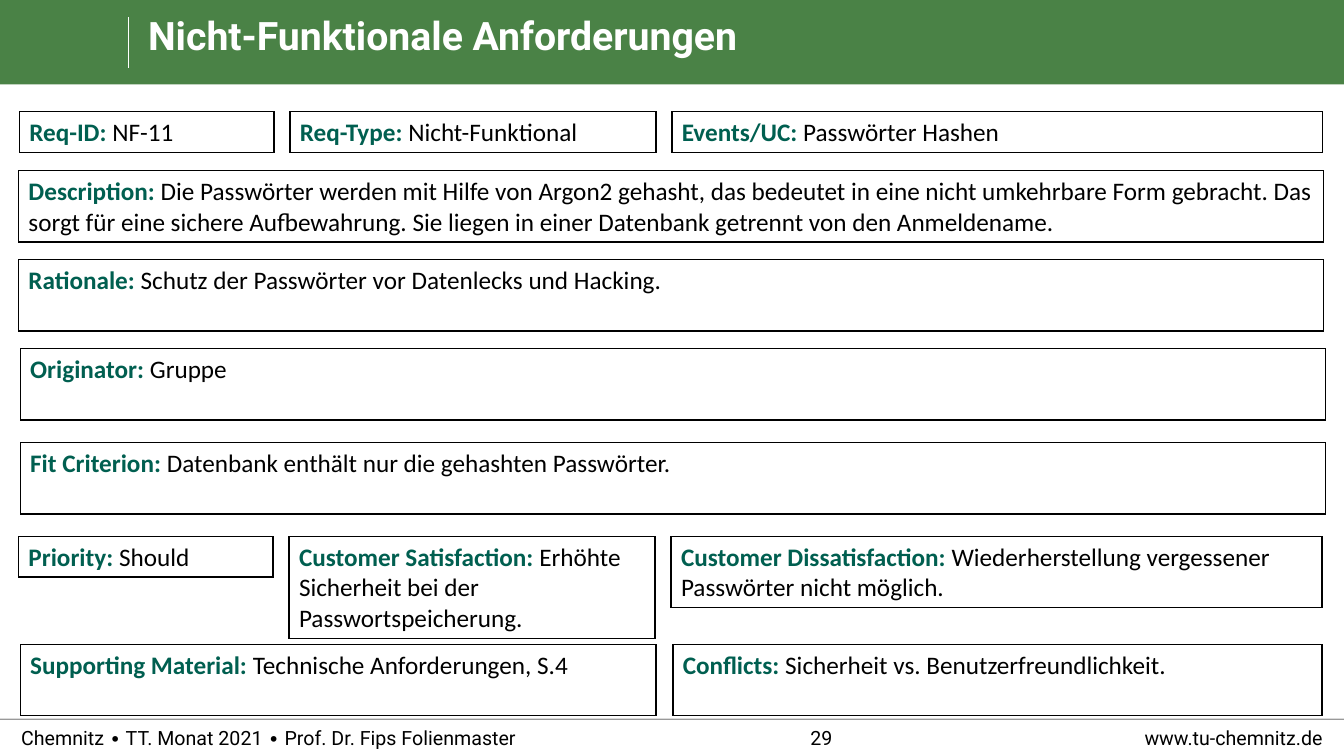
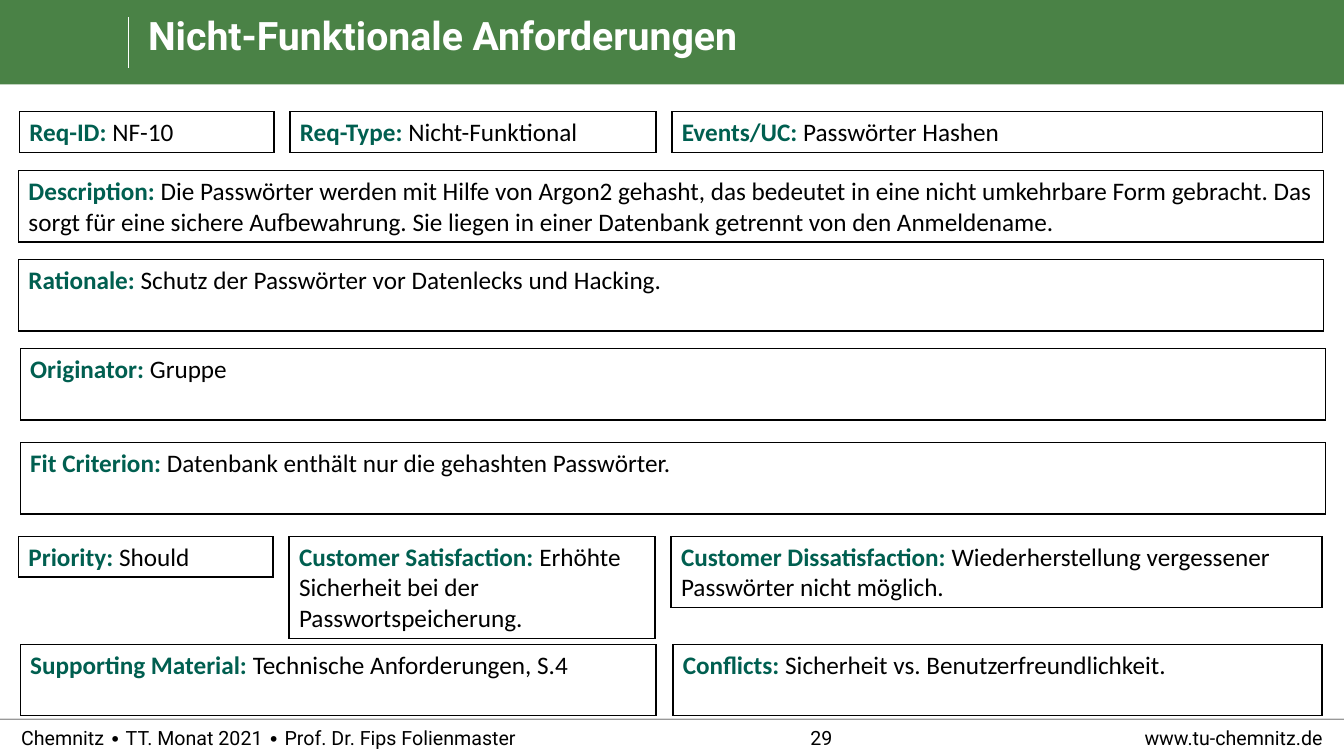
Before and after one commit to RealBiggerBo/Softwaretechnik, a slide deck: slide 29 of SnowCards_Requirements.pptx. Drawn at 1344x756 pixels with LibreOffice and Linux fonts; fonts in the diff are those of the drawing; background and template pictures are left out. Boxes give left, top, right and bottom in pixels: in the first picture for what was removed or moved away, otherwise in the second. Text is boxed around its words. In the diff, an @@ line names an element or a change of style, - is before the commit and + after.

Commit message:
Anforderung NF-10 erntfernt Anforderung FA-18 hinzugefügt

```diff
--- a/SnowCards_Requirements.pptx
+++ b/SnowCards_Requirements.pptx
@@ text in rectangle at [29, 124, 173, 145]: text changed @@
-Req-ID: NF-11
+Req-ID: NF-10
```
Also in this commit, not shown: 2 other slides changed.
